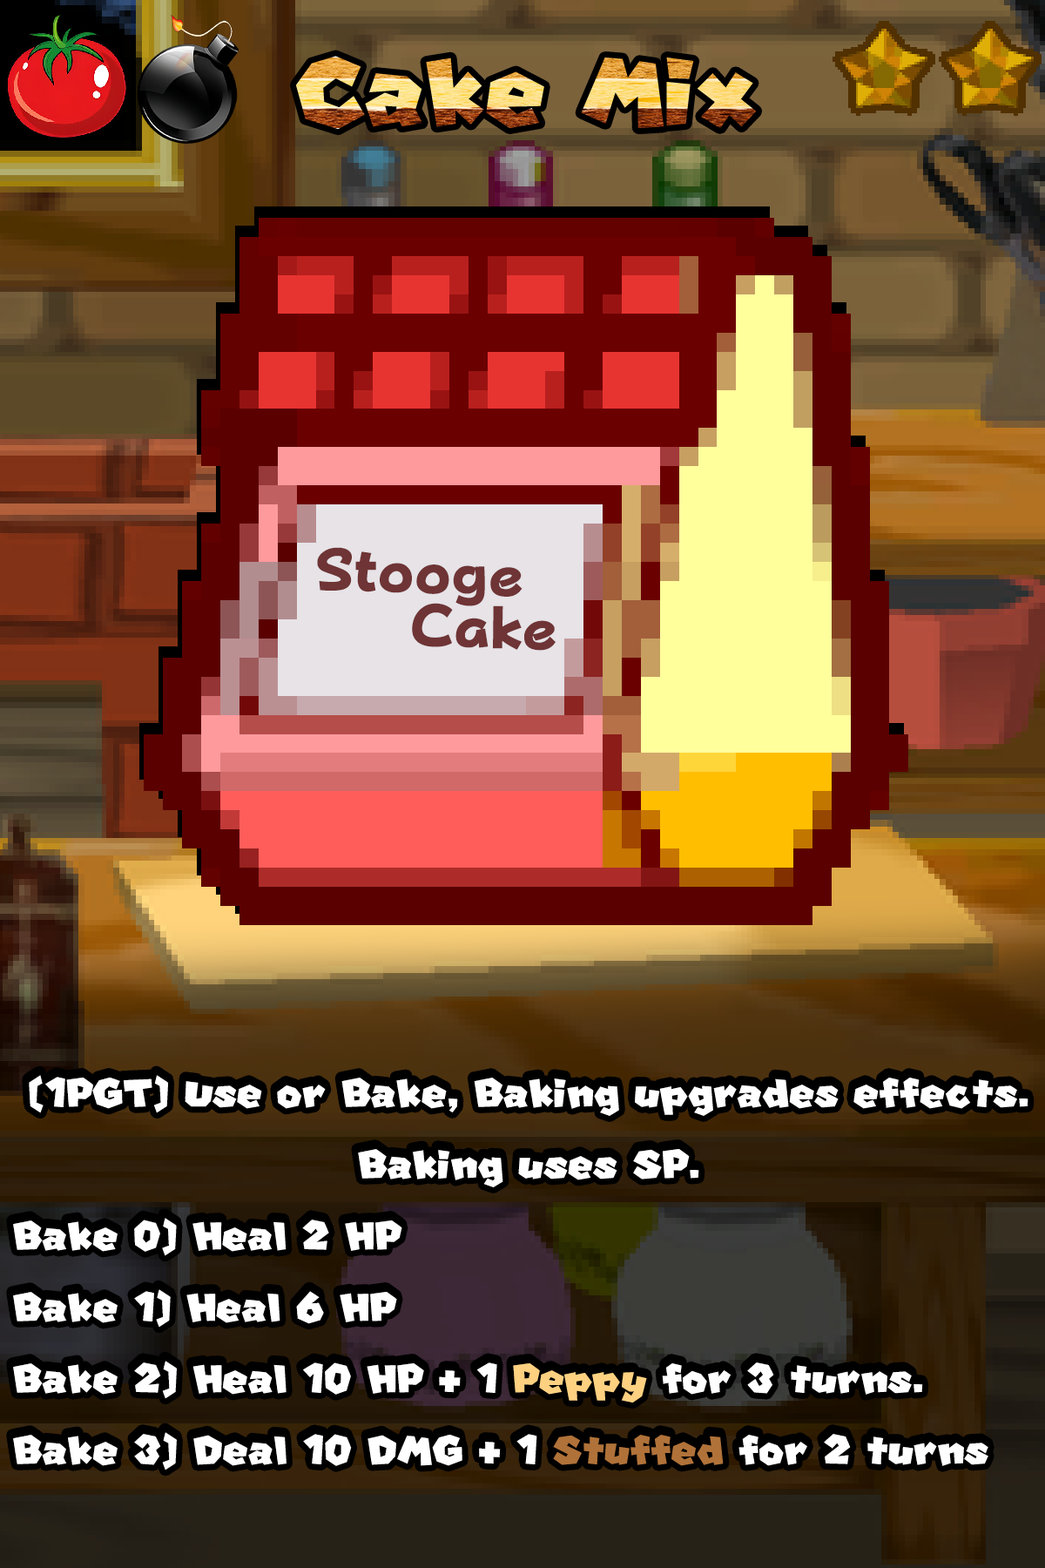
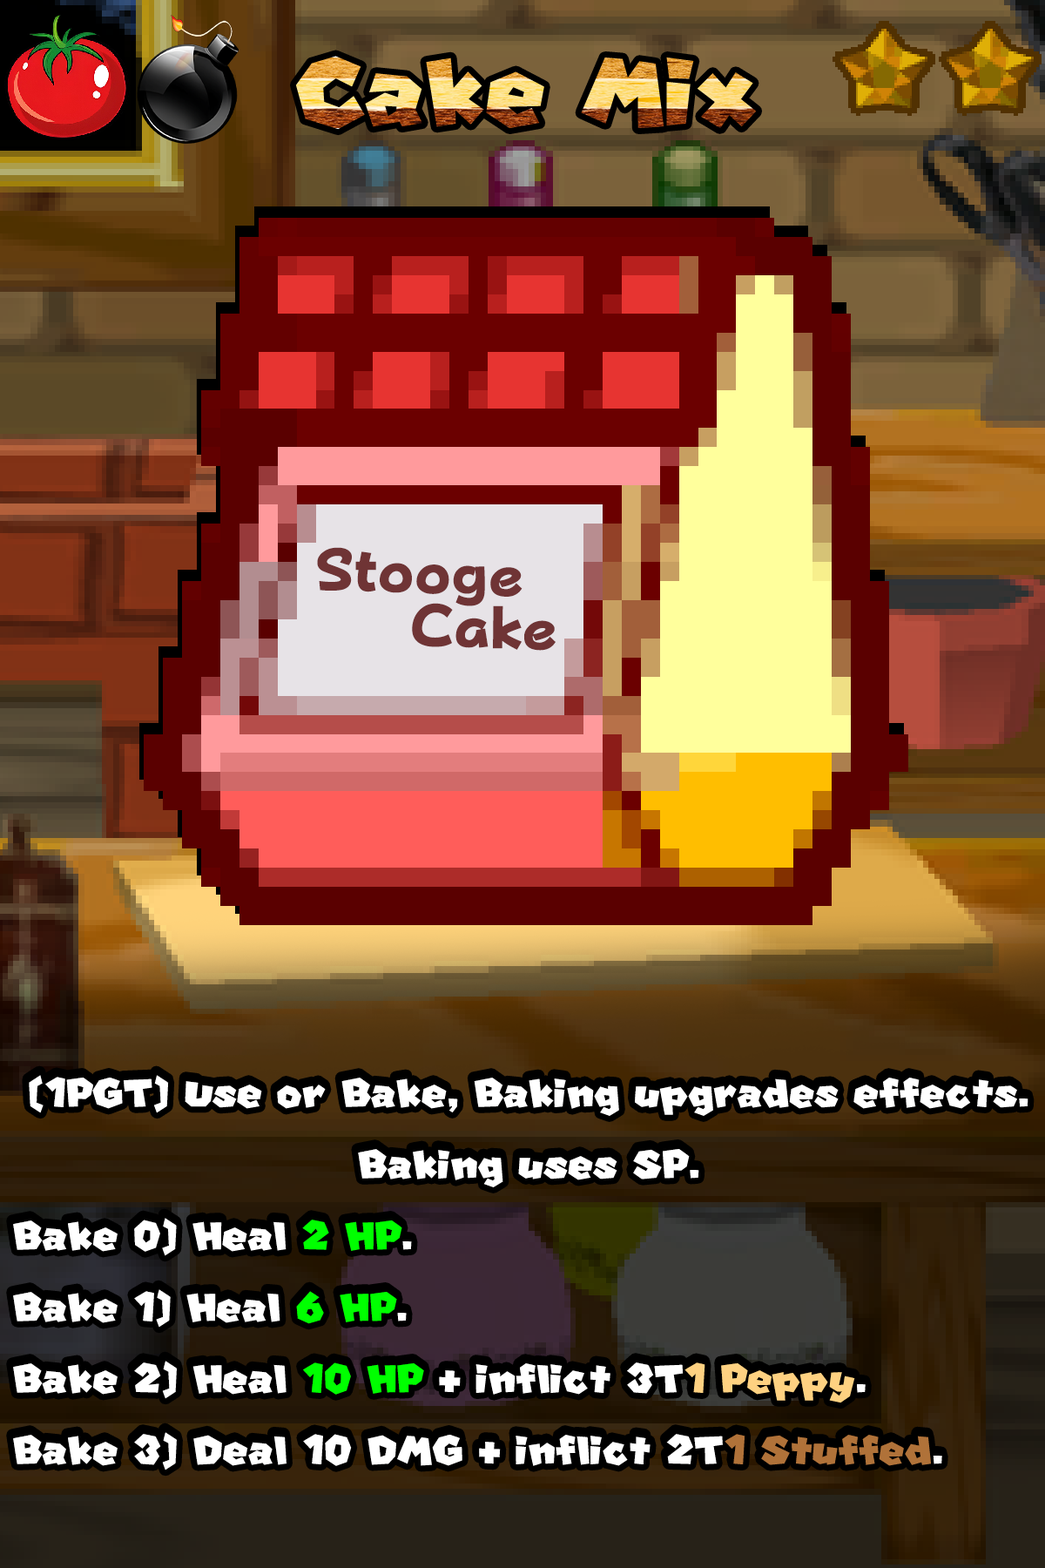
The second 1045×1568 image is a revision of the first. Changes to its layers:
painted on "Ability" over [55, 1219, 989, 1467]